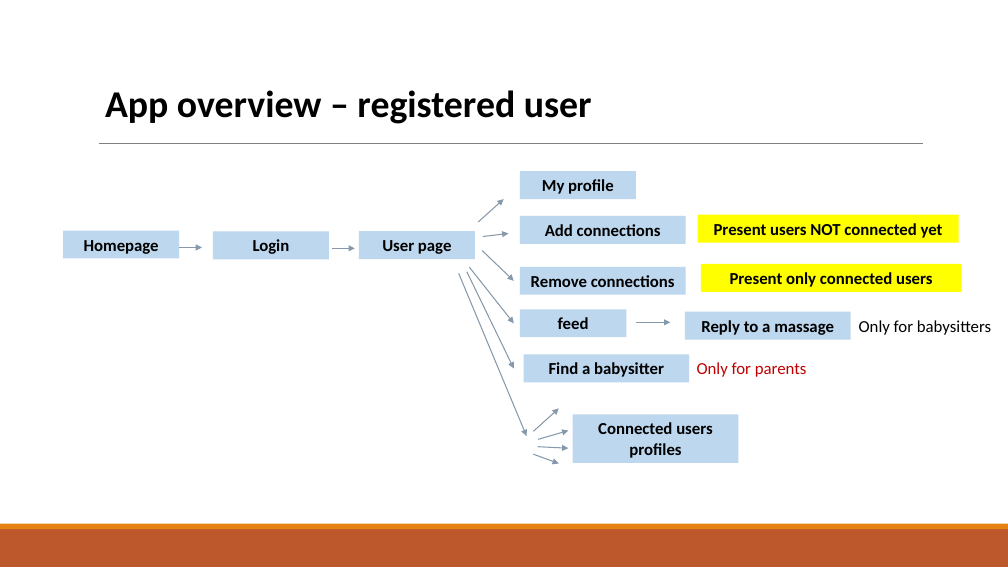
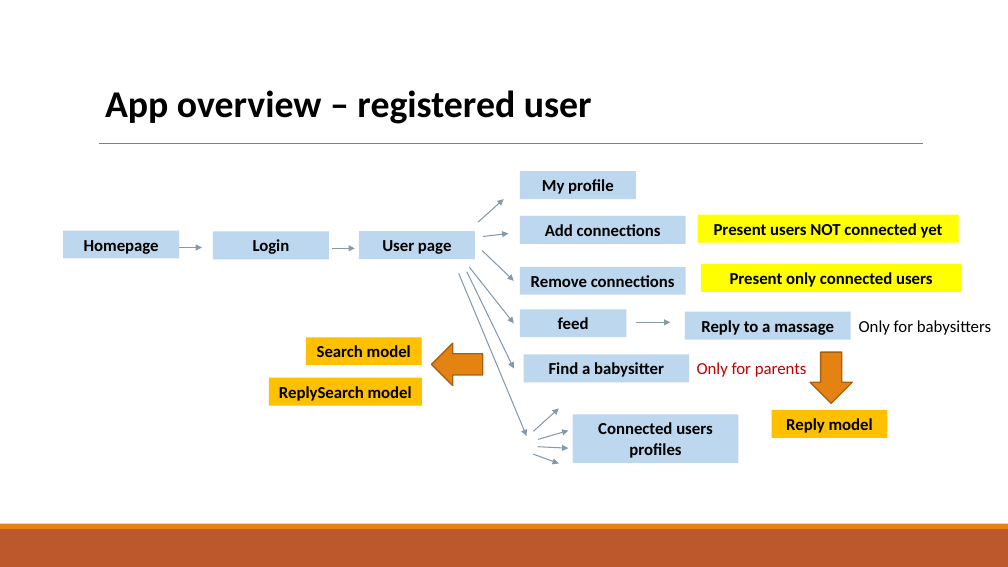
Before and after one commit to BioInfoData/sheCodesFinal, a slide deck: slide 7 of sheCodesFinal.pptx. Drawn at 1008x567 pixels with LibreOffice and Linux fonts; fonts in the diff are those of the drawing. Boxes give left, top, right and bottom in pixels: in the first picture for what was removed or moved away, otherwise in the second. Text is boxed around its words. In the diff, an @@ line names an element or a change of style, - is before the commit and + after.

```diff
--- a/sheCodesFinal.pptx
+++ b/sheCodesFinal.pptx
@@ rectangle added at (306, 337, 422, 365), fill #FFC000, 16 pt, text #000000, bold @@
+Search model
@@ down arrow added at (432, 343, 483, 386), fill #E48312, outline #A9610D 1.25 pt @@
@@ down arrow added at (811, 352, 853, 404), fill #E48312, outline #A9610D 1.25 pt @@
@@ rectangle added at (269, 378, 422, 406), fill #FFC000, 16 pt, text #000000, bold @@
+ReplySearch model
@@ rectangle added at (772, 410, 888, 438), fill #FFC000, 16 pt, text #000000, bold @@
+Reply model
```
Also in this commit, not shown: 2 other slides changed, 6 other files.
